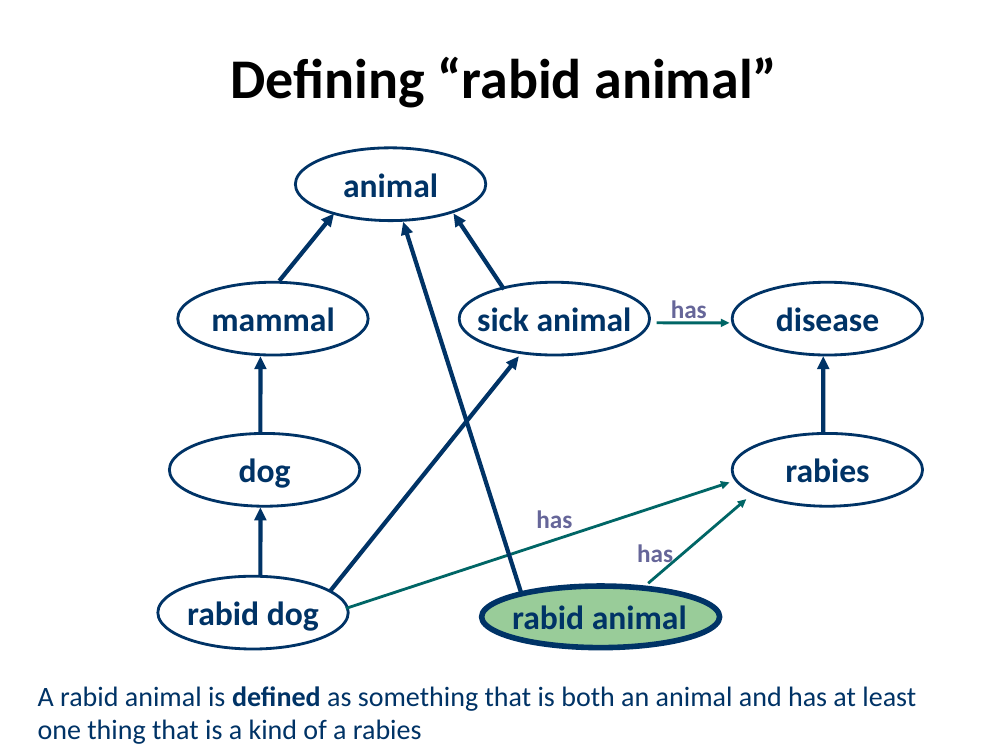
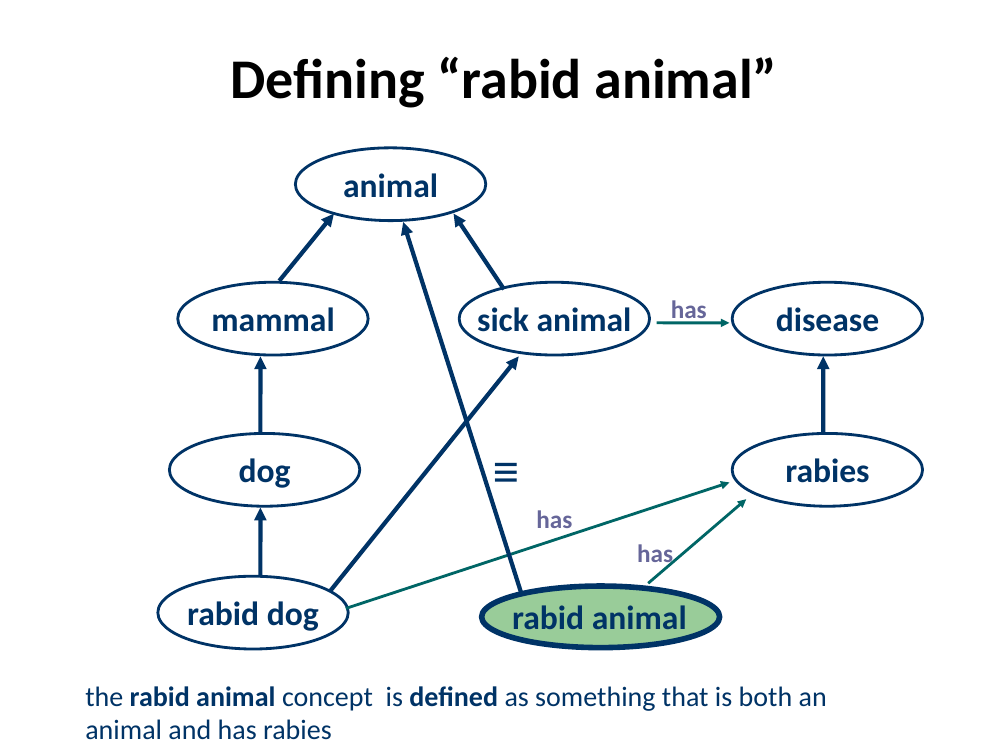
Before and after one commit to UMBC-CMSC-491-691-F19-Knowledge-Graphs/class_material, a slide deck: slide 24 of notes/08_dl/08dl.pptx (slide 22 before the commit). Drawn at 1008x756 pixels with LibreOffice and Linux fonts; fonts in the diff are those of the drawing. Boxes give left, top, right and bottom in pixels: in the first picture for what was removed or moved away, otherwise in the second. Text is boxed around its words. In the diff, an @@ line names an element or a change of style, - is before the commit and + after.

```diff
--- a/notes/08_dl/08dl.pptx
+++ b/notes/08_dl/08dl.pptx
@@ text added at (471, 437, 530, 502), 32 pt, text #003366, bold @@
+≡
@@ text at (85, 686, 827, 740): text changed @@
-A rabid animal is defined as something that is both an animal and has at least one thing that is a kind of a rabies
+the rabid animal concept is defined as something that is both an animal and has rabies
```
Also in this commit, not shown: 15 other slides changed, 3 slides added, 3 other files.
